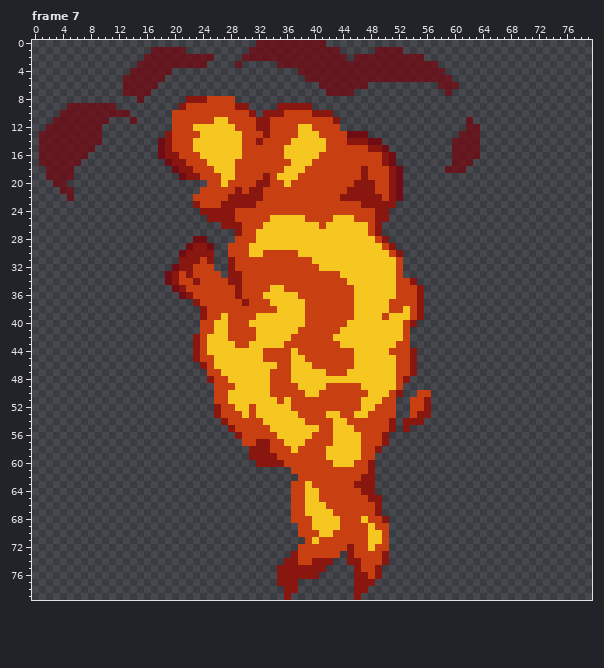
One commit to this pixel-art file: Assets/Art/Sprites/Fireball.aseprite. The first picture shows the starting point.
80x80 pixels, 10 frames. Shown: frame 7. The commit also changed other frames, which this record leaves out.
New version:
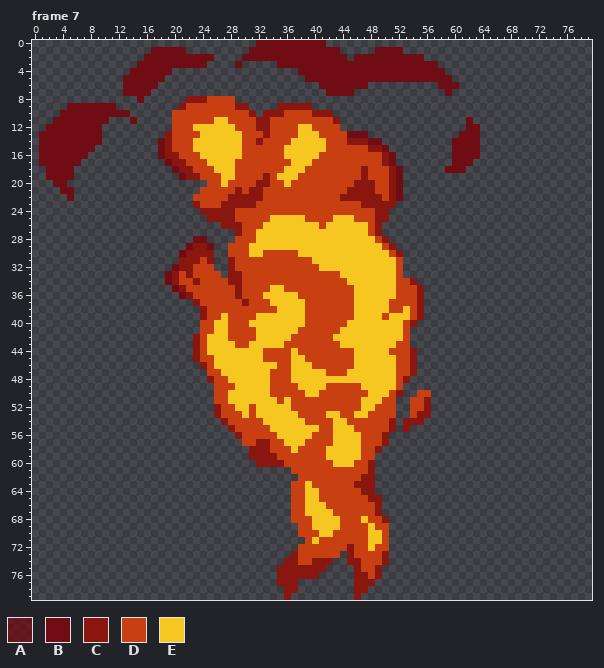
Palette (. is transparent): A #6f0c14c9  B #6f0c14  C #8a170f  D #c83f12  E #f6c621
Changes in this commit:
layer "Transluscent" opacity 79% -> 100%
--- frame 7
@@ x 0..79 @@
- 0 ................................AAAAAAAAAA......................................
- 1 .................AAAAA.........AAAAAAAAAAAAA.....AAAA...........................
- 2 ................AAAAAAAAAA....AAAAAAAAAAAAAAA.AAAAAAAAAA........................
- 3 ...............AAAAAAAAAA....A.....AAAAAAAAAAAAAAAAAAAAAAA......................
- 4 ..............AAAAAA..................AAAAAAAAAAAAAAAAAAAAA.....................
- 5 .............AAAAAA....................AAAAAAAAAAAAAAAAAAAAA....................
- 6 .............AAAAA.......................AAAAAAA..........AAA...................
- 7 .............AAAA.........................AAAA.............A....................
- 8 ...............A......CCCDDDD...................................................
- 9 .....AAAAAAA.........CDDDDDDDCC....CCCCC........................................
-10 ....AAAAAAAAAA......DDDDDDDDDDDC.CCCDDDDCCC.....................................
-11 ...AAAAAAAA...A.....DDDDDDEEDDDDCCDDDDDDDDDC..................A.................
-12 ..AAAAAAAA..........DDDEEEEEEDDDCCDDDDEEDDDD..................AA................
-13 .AAAAAAAAA.........CDDDDEEEEEEDDDCDDDDEEEDDDDBBB.............AAA................
-14 .AAAAAAAAA........BCDDDEEEEEEEDDCDDDDEEEEEDDDCCCBB..........AAAA................
-15 .AAAAAAAA.........BCDDDEEEEEEEDDDDDDEEEEEEDDDDDDCCB.........AAAA................
-16 .AAAAAAA..........BCCDDDEEEEEEDDDDDDEEEEEDDDDDDDDDCB........AAAA................
-17 .AAAAAA............BCCDDDEEEEDDDDDDDDEEEDDDDDDDDDDCB........AAA.................
-18 ..AAAA..............BCCDDDEEEDDDDDDDEEEDDDDDDDDCDDDCB......AAA..................
-19 ..AAAA...............BCCDDDEEDDDDCDEEEDDDDDDDDDCDDDCB...........................
-20 ...AA....................DDEDDDDCCDDEDDDDDDDDDCCCDDCB...........................
-21 ....AA..................DDDDDCDCCDDDDDDDDDDDDCCCCDDCB...........................
-22 .....A.................DDDDDCCCCCDDDDDDDDDDDCCCCCCDCB...........................
+ 0 ................................BBBBBBBBBB......................................
+ 1 .................BBBBB.........BBBBBBBBBBBBB.....BBBB...........................
+ 2 ................BBBBBBBBBB....BBBBBBBBBBBBBBB.BBBBBBBBBB........................
+ 3 ...............BBBBBBBBBB....B.....BBBBBBBBBBBBBBBBBBBBBBB......................
+ 4 ..............BBBBBB..................BBBBBBBBBBBBBBBBBBBBB.....................
+ 5 .............BBBBBB....................BBBBBBBBBBBBBBBBBBBBB....................
+ 6 .............BBBBB.......................BBBBBBB..........BBB...................
+ 7 .............BBBB.........................BBBB.............B....................
+ 8 ...............B......CCCDDDD...................................................
+ 9 .....BBBBBBB.........CDDDDDDDCC....CCCCC........................................
+10 ....BBBBBBBBBB......DDDDDDDDDDDC.CCCDDDDCCC.....................................
+11 ...BBBBBBBB...B.....DDDDDDEEDDDDCCDDDDDDDDDC..................B.................
+12 ..BBBBBBBB..........DDDEEEEEEDDDCCDDDDEEDDDD..................BB................
+13 .BBBBBBBBB.........CDDDDEEEEEEDDDCDDDDEEEDDDDBBB.............BBB................
+14 .BBBBBBBBB........BCDDDEEEEEEEDDCDDDDEEEEEDDDCCCBB..........BBBB................
+15 .BBBBBBBB.........BCDDDEEEEEEEDDDDDDEEEEEEDDDDDDCCB.........BBBB................
+16 .BBBBBBB..........BCCDDDEEEEEEDDDDDDEEEEEDDDDDDDDDCB........BBBB................
+17 .BBBBBB............BCCDDDEEEEDDDDDDDDEEEDDDDDDDDDDCB........BBB.................
+18 ..BBBB..............BCCDDDEEEDDDDDDDEEEDDDDDDDDCDDDCB......BBB..................
+19 ..BBBB...............BCCDDDEEDDDDCDEEEDDDDDDDDDCDDDCB...........................
+20 ...BB....................DDEDDDDCCDDEDDDDDDDDDCCCDDCB...........................
+21 ....BB..................DDDDDCDCCDDDDDDDDDDDDCCCCDDCB...........................
+22 .....B.................DDDDDCCCCCDDDDDDDDDDDCCCCCCDCB...........................
 23 .......................CDDDCCCCCDDDDDDDDDDDDDDDCCCCC............................
Where, in picture pixels (left, top, right, bottom), the same in both pictures:
changed: (39, 40, 480, 201)
